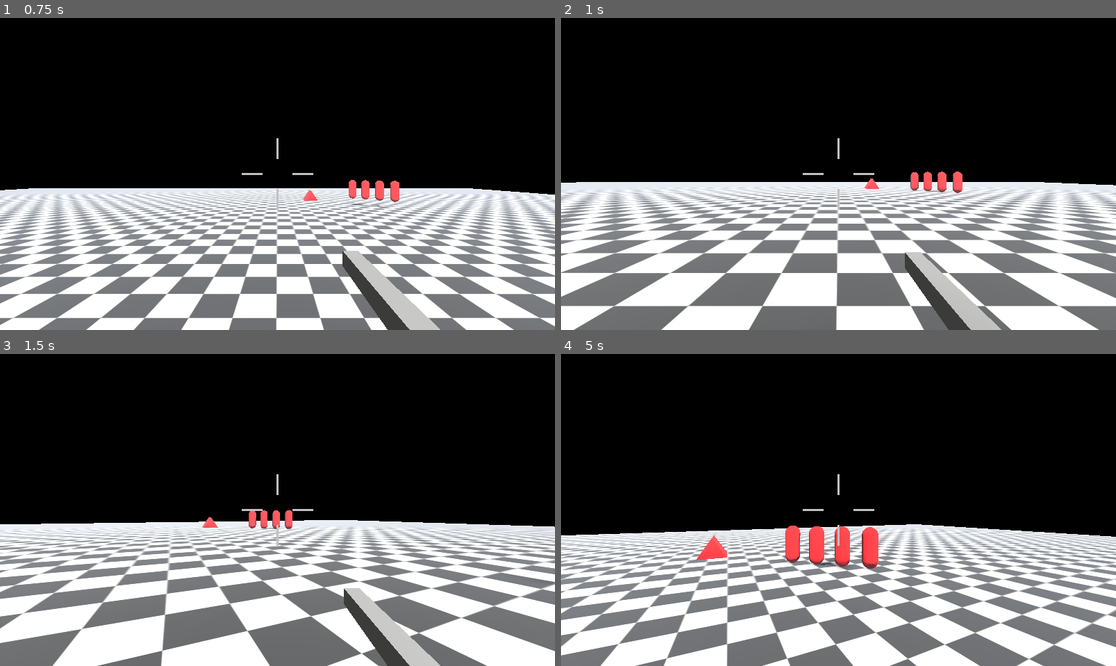
Above: before the commit, frames 1-4 (two rows, left to right).
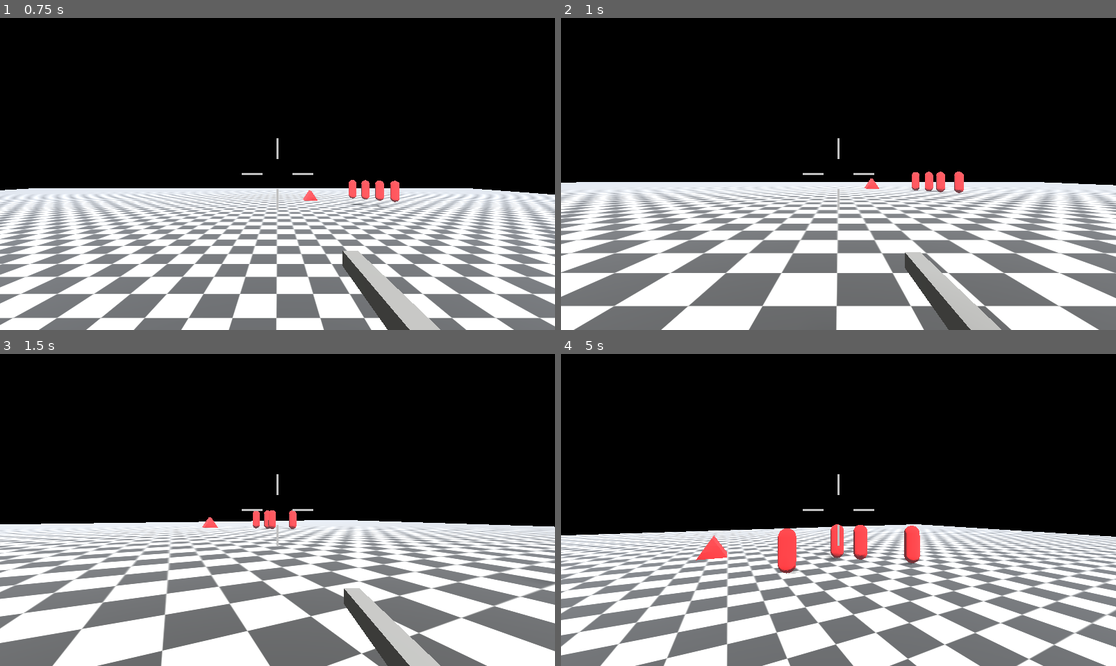
Above: after the commit, the same moments.

Repository: Octopodes-Nuts/FracturedExodus
Game: Godot game, scene res://ui/main_menu/MainMenu.tscn
Two runs of this game, one before a commit and one after it. Both use one fixed random seed, a clock stepped at 60 frames per second and the inputs below.
Inputs (mouse positions are in pixels of both pictures, inside the frame that each line leads up to):
- Up to frame 1 (0.75 s): click "Enter Test Scene" at 0.5 s
- Up to frame 2 (1 s): no input
- Up to frame 3 (1.5 s): move the mouse to (305, 510) at 1.27 s; hold W (move_forward) from 1.28 s (still down); tap E (interact) at 1.35 s; click (305, 510) at 1.42 s
- Up to frame 4 (5 s): keep holding W (move_forward); tap Space (jump) at 1.52, 2.27, 3.77, 4.52 s; move the mouse to (810, 510) at 2.02 s; right-click (810, 510) at 2.1 s; tap E (interact) every 0.75 s from 2.3 to 4.55 s; move the mouse to (849, 503) at 2.77 s; tap C (crouch) at 2.85 s; move the mouse to (832, 516) at 3.52 s; tap 4 (equipment_1) at 3.6 s; click (832, 516) at 3.67 s; move the mouse to (877, 513) at 4.27 s; tap 5 (equipment_2) at 4.35 s

Frame 1 is identical in both runs. In frame 2, 0.2% of the frame differs, in the area x 62-73%, y 49-57%; in frame 3, 0.3%; in frame 4, 1.8%, in the area x 39-65%, y 54-71%.
Error in both runs: Invalid assignment of property or key 'ads' with value of type 'bool' on a base object of type 'Node3D (MedPack)'. (res://behavior/player/movement/DefaultContr…

Commit message:
add patrol to enemies

Diff:
--- a/src/behavior/ai/basic_enemy/BasicEnemy.gd
+++ b/src/behavior/ai/basic_enemy/BasicEnemy.gd
@@ -23,9 +23,22 @@
 	print(location)
 
 
+enum AwarenessState {
+	IDLE,
+	SCAN,
+	PATROL,
+	AWARE,
+	PERSUIT,
+	RETREAT
+}
+
+
+var Awareness: AwarenessState = AwarenessState.IDLE
+
 # on the noise function, the creator of the noise is assigned as the target and
 # the ai should turn to look at the player and commence chase
 func noise(direction: Vector3):
+	Awareness = AwarenessState.AWARE
 	update_target_location(direction)
 
 func _ready():
@@ -43,21 +56,77 @@
 # This step is to evaluate what the enemy can see
 # And make a decision as to its current state
 func evaluate():
-	pass
+	if Awareness == AwarenessState.IDLE:
+		# find a random position to move to
+		randomize()
+		var positive_x = randf_range(10.0, 30.0)
+		var negative_x = randf_range(-30.0, -10.0)
+
+		var positive_y = randf_range(10.0, 30.0)
+		var negative_y = randf_range(-30.0, -10.0)
+
+		var x = 0
+		if abs(negative_x) > positive_x:
+			x = negative_x
+		else:
+			x = positive_x
+
+		var z = 0
+		if abs(negative_y) > positive_y:
+			x = negative_y
+		else:
+			x = positive_y
+
+		Awareness = AwarenessState.PATROL
+
+		var target = global_transform.origin + Vector3(x, 0, z)
+		update_target_location(target)
+
+		return (navigation.get_next_path_position() - global_transform.origin).normalized()
+
+	if Awareness == AwarenessState.PATROL:
+		# continue along current path
+		if navigation.distance_to_target() < 2.0:
+			Awareness = AwarenessState.IDLE
+			print(navigation.target_position)
+			print(global_transform.origin)
+		else:
+			return (navigation.get_next_path_position() - global_transform.origin).normalized()
+
+	if Awareness == AwarenessState.AWARE:
+
+		if navigation.distance_to_target() < 2.0:
+			Awareness = AwarenessState.IDLE
+		else:
+			return (navigation.get_next_path_position() - global_transform.origin).normalized()
+
+	if Awareness == AwarenessState.PERSUIT:
+		# actively chase player
+		pass
+	if Awareness == AwarenessState.RETREAT:
+		# run away from player
+		pass
+
+	return Vector3.ZERO
 
 func _physics_process(delta):
 	var current_location = global_transform.origin
 	var heading: Vector3 = Vector3.ZERO
 
 	# this can be sped up significantly, this calculation does not have to be done every frame
-	if navigation.target_position != Vector3.ZERO or not navigation.target_reached:
-		heading = (navigation.get_next_path_position() - current_location).normalized() * speed * delta
+	# if navigation.target_position != Vector3.ZERO or not navigation.target_reached:
+	# 	heading = (navigation.get_next_path_position() - current_location).normalized() * speed * delta
+
+	heading = evaluate() * speed * delta
 
 	if not is_on_floor():
 		gravity_direction += Vector3.DOWN * gravity * delta
 	else:
 		gravity_direction = -get_floor_normal()
 
+
+
+	# this movement should essential always happen
 	movement.z = gravity_direction.z
 	movement.x = gravity_direction.x
 	movement.y = gravity_direction.y
--- a/src/behavior/ai/basic_enemy/BasicEnemy.tscn
+++ b/src/behavior/ai/basic_enemy/BasicEnemy.tscn
@@ -23,3 +23,4 @@
 transform = Transform3D(1, 0, 0, 0, 1, 0, 0, 0, 1, 0, -0.113872, 0)
 
 [node name="navigation" type="NavigationAgent3D" parent="."]
+target_desired_distance = 0.1
--- a/src/behavior/player/movement/DefaultController.gd
+++ b/src/behavior/player/movement/DefaultController.gd
@@ -230,5 +230,6 @@
 	if current_interaction == interactable:
 		current_interaction = Interactable.new()
 
+# this will be an RPC
 func extract():
 	print('extract successful')
